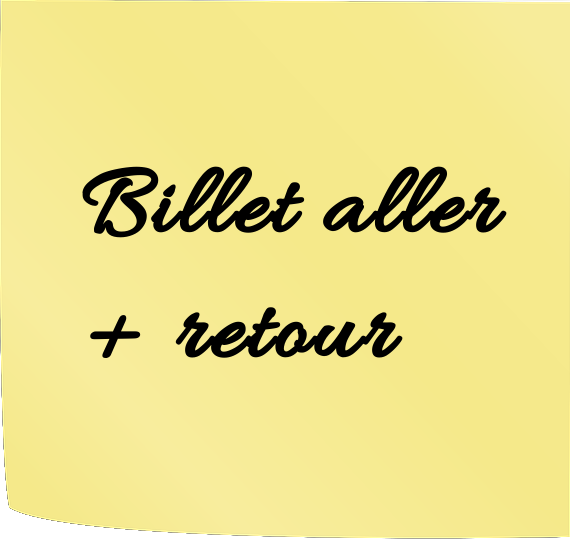
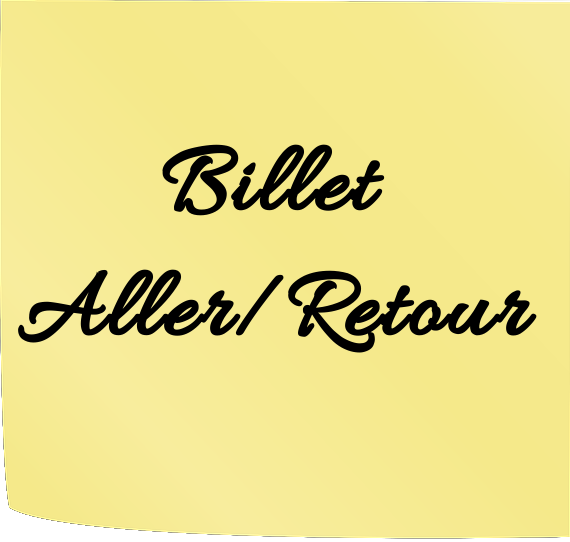
Layers edited between the first and the second w=570, h=542 image:
renamed "Billet aller ..." to "Billet ...", painted on it over [18, 144, 537, 358]
